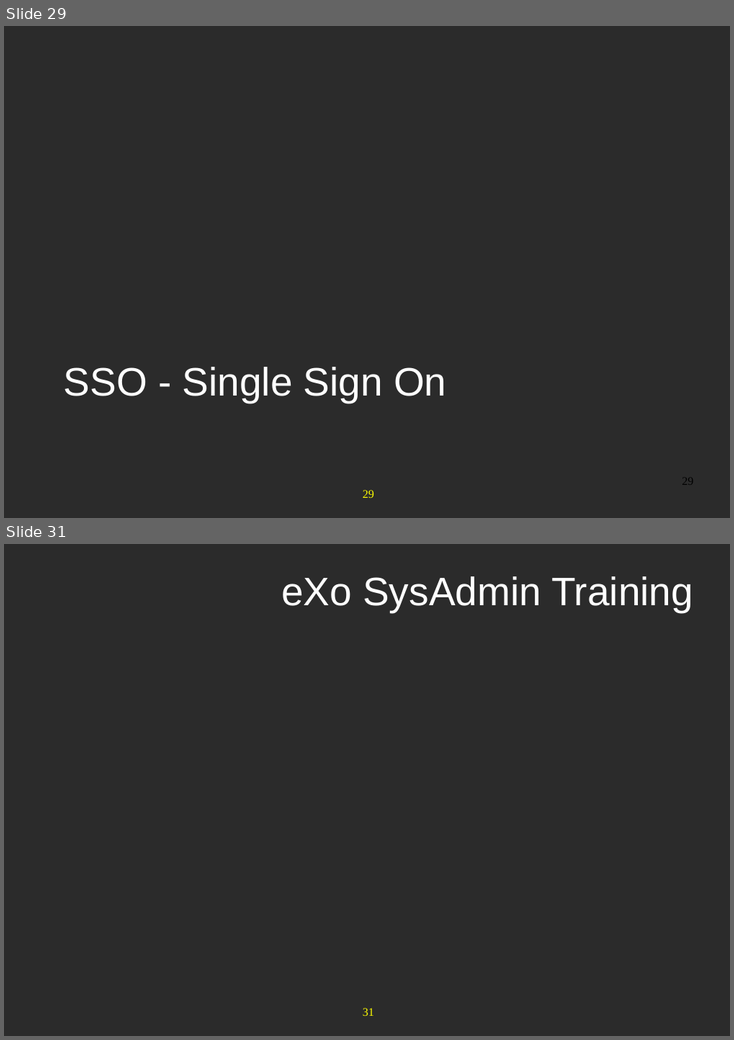
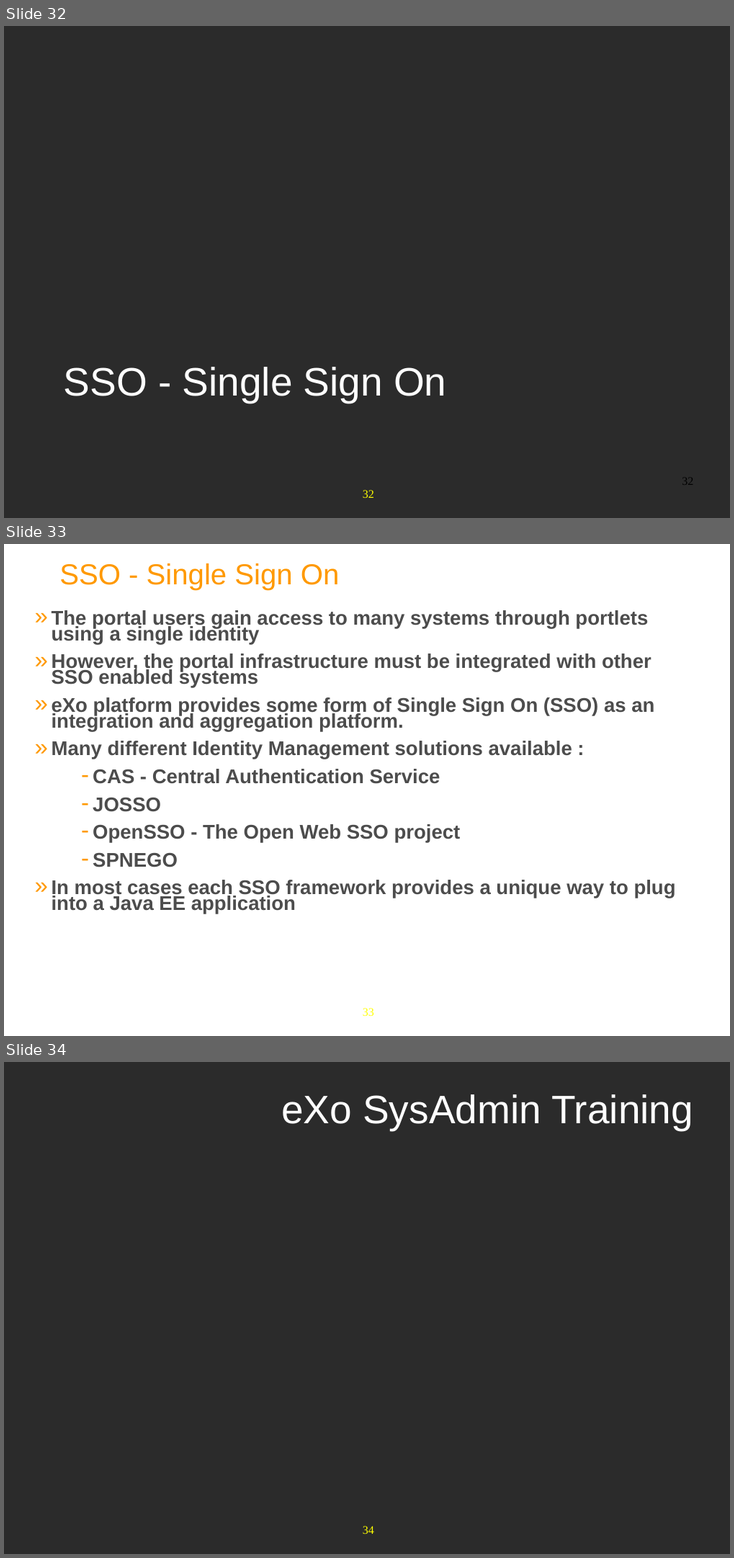
Before and after one commit to anhvurz90/training, a slide deck: exo-sysAdmin/970-LdapConfig-XSys.pptx. Shown one above the other, each under a label of ours: slides 29 and 31 before the commit, slides 32, 33 and 34 after it; the slides between them are not shown. The pictures are 734x1040 and 734x1558 pixels, drawn with LibreOffice and Linux fonts; fonts in the diff are those of the drawing; background and template pictures are left out; a plain dark background stands for a picture behind light text. Boxes give left, top, right and bottom in pixels: in the first picture for what was removed or moved away, otherwise in the second. Text is boxed around its words. In the diff, an @@ line names an element or a change of style, - is before the commit and + after.

```diff
--- a/exo-sysAdmin/970-LdapConfig-XSys.pptx
+++ b/exo-sysAdmin/970-LdapConfig-XSys.pptx
@@ slide 33 added at bbox=[4, 544, 730, 1036], background #FFFFFF; not listed: 1 template element that a slide beside it also shows @@
@@ title added at bbox=[59, 563, 340, 590], 35 pt, text #FF9900 @@
+  SSO - Single Sign On
@@ text added at bbox=[52, 610, 676, 914], 24 pt, text #4C4C4C, bold @@
+  » The portal users gain access to many systems through portlets using a single identity
+  » However, the portal infrastructure must be integrated with other SSO enabled systems
+  » eXo platform provides some form of Single Sign On (SSO) as an integration and aggregation platform.
+  » Many different Identity Management solutions available :
+  – CAS - Central Authentication Service
+  – JOSSO
+  – OpenSSO - The Open Web SSO project
+  – SPNEGO
+  » In most cases each SSO framework provides a unique way to plug into a Java EE application
@@ what was slide 29 is now slide 32 @@
@@ page number at bbox=[682, 478, 693, 485]: text changed @@
-29
+32
@@ page number at bbox=[363, 490, 374, 498]: text changed @@
-29
+32
@@ what was slide 31 is now slide 34 @@
@@ page number at bbox=[363, 1526, 374, 1534]: text changed @@
-31
+34
```
Also in this commit, not shown: 1 slide changed, 3 other slides added, 1 slide removed.
